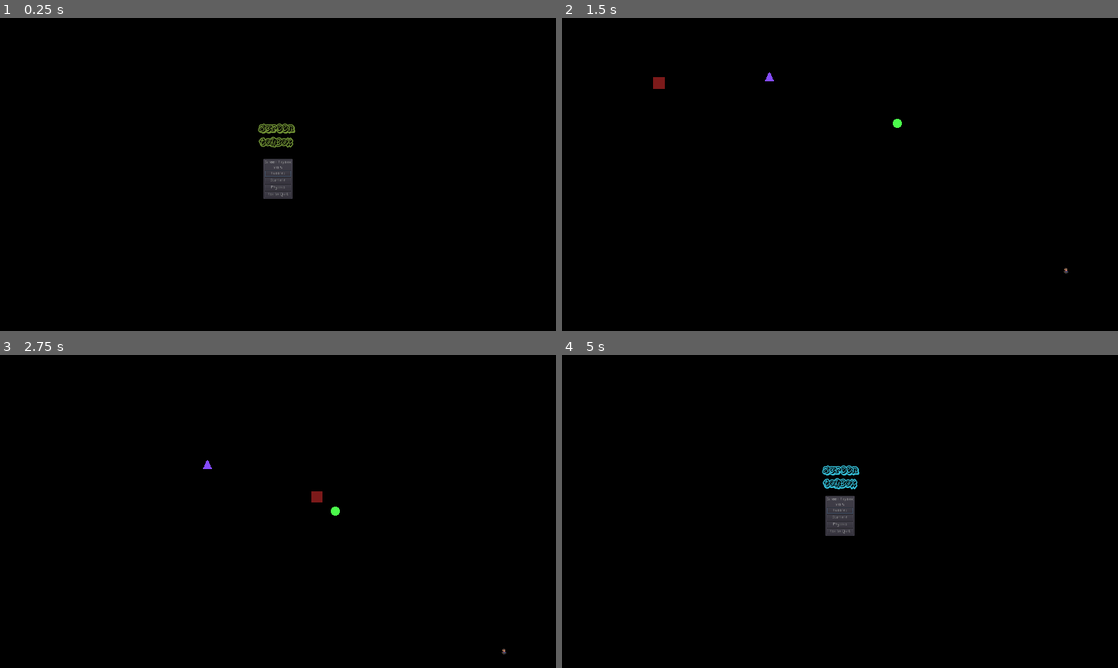
Above: before the commit, frames 1-4 (two rows, left to right).
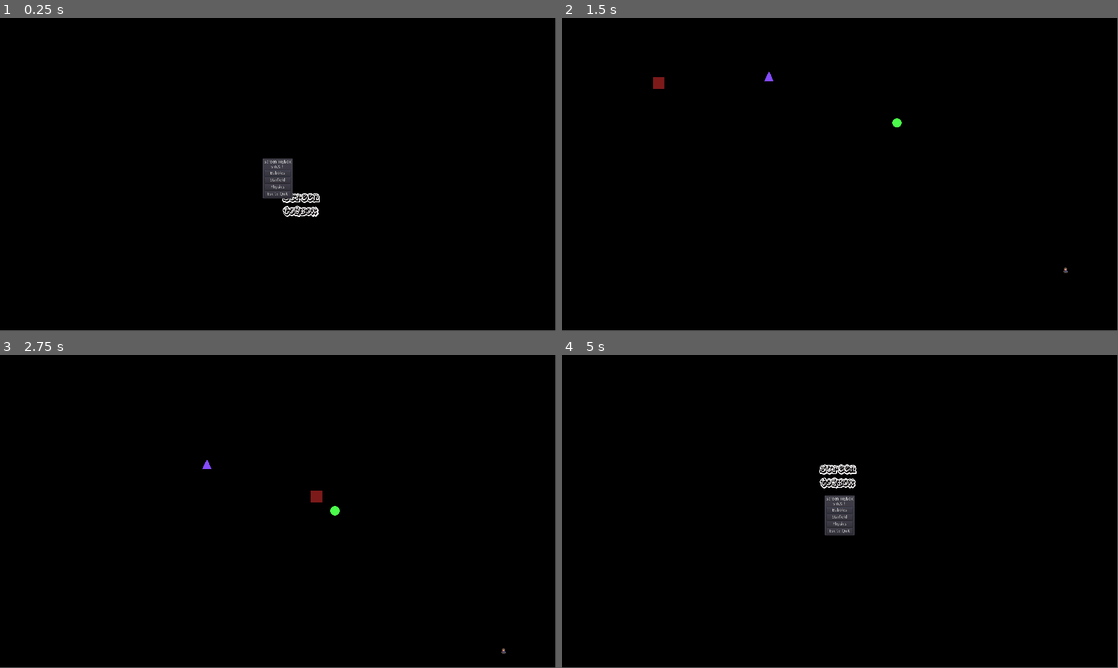
Above: after the commit, the same moments.

Repository: KaizNike/screen-toybox
Game: Godot game, scene res://src/Scenes/selectionScene.tscn
Two runs of this game, one before a commit and one after it. Both use one fixed random seed, a clock stepped at 60 frames per second and the inputs below.
Inputs (mouse positions are in pixels of both pictures, inside the frame that each line leads up to):
- Up to frame 1 (0.25 s): no input
- Up to frame 2 (1.5 s): click "Physics" at 0.5 s; drag from (656, 77) to (895, 105) at 1.27 s
- Up to frame 3 (2.75 s): drag from (505, 624) to (250, 574) at 2.02 s
- Up to frame 4 (5 s): move the mouse to (767, 464) at 2.77 s; tap M (mode) at 2.85, 4.55 s; click (767, 464) at 2.92 s; drag from (895, 561) to (673, 464) at 3.52 s; tap Enter at 4.25 s; move the mouse to (1006, 558) at 4.27 s; hold Right mouse button (right_click) from 4.28 s (still down); click (1006, 558) at 4.42 s; tap Escape (ui_cancel) at 4.9 s
In our replay, the window is 800x450 before the commit and 799x449 after it. These sizes can differ from the game's own. Grey fills any space a smaller window leaves; there, only what the larger window draws over its background counts as a difference.

The runs differ from the first frame. In frame 1, 0.7% of the frame differs, in the area x 46-58%, y 33-64%; in frame 2, less than 0.1%; in frame 3, less than 0.1%; in frame 4, 0.6%.

Commit message:
Simple fix

Diff:
--- a/Source Files/Fullscreen Toybox/project.godot
+++ b/Source Files/Fullscreen Toybox/project.godot
@@ -28,10 +28,9 @@
 
 window/size/width=1920
 window/size/height=1080
-window/size/always_on_top=true
 window/per_pixel_transparency/allowed=true
 window/per_pixel_transparency/enabled=true
-window/stretch/mode="2d"
+window/stretch/aspect="keep_height"
 
 [input]
 
--- a/Source Files/Fullscreen Toybox/src/Scenes/BouncingGameName.gd
+++ b/Source Files/Fullscreen Toybox/src/Scenes/BouncingGameName.gd
@@ -3,6 +3,7 @@
 var speed = 15
 
 func _ready():
+	get_tree().get_root().connect("size_changed",self,"reset_pos")
 	randomize()
 	dir = Vector2(rand_range(-1, 1), rand_range(-1,1))
 
@@ -31,3 +32,7 @@
 
 func _randomize_colors():
 	self.modulate = Color(rand_range(0, 1), rand_range(0, 1), rand_range(0, 1))
+
+func reset_pos():
+	rect_position.x = OS.window_size.x / 2
+	rect_position.y = OS.window_size.y / 2
--- a/Source Files/Fullscreen Toybox/src/Scenes/shapesScene.gd
+++ b/Source Files/Fullscreen Toybox/src/Scenes/shapesScene.gd
@@ -10,6 +10,7 @@
 # Called when the node enters the scene tree for the first time.
 func _ready():
 	get_tree().get_root().set_transparent_background(true)
+	get_tree().set_screen_stretch(SceneTree.STRETCH_MODE_2D, SceneTree.STRETCH_ASPECT_KEEP_HEIGHT,Vector2(1920,1080))
 	pass # Replace with function body.
 
 
@@ -18,6 +19,8 @@
 #	pass
 
 func _input(event):
+	if event.is_action_pressed("ui_cancel"):
+		get_tree().set_screen_stretch(SceneTree.STRETCH_MODE_DISABLED,SceneTree.STRETCH_ASPECT_KEEP_HEIGHT,Vector2(1920,1080))
 	if event.is_action_pressed("add"):
 		if dudes >= 32:
 			print("end")
--- a/Source Files/Fullscreen Toybox/src/UI/SelectionUI.tscn
+++ b/Source Files/Fullscreen Toybox/src/UI/SelectionUI.tscn
@@ -3,11 +3,16 @@
 [ext_resource path="res://src/UI/SelectionUI.gd" type="Script" id=1]
 
 [node name="SelectionUI" type="Control"]
-margin_right = 1920.0
-margin_bottom = 1080.0
+anchor_left = 0.5
+anchor_top = 0.5
+anchor_right = 0.5
+anchor_bottom = 0.5
+margin_left = -960.0
+margin_top = -540.0
+margin_right = 960.0
+margin_bottom = 540.0
 script = ExtResource( 1 )
 __meta__ = {
-"_edit_lock_": true,
 "_edit_use_anchors_": false
 }
 
@@ -46,10 +51,10 @@
 margin_top = 18.0
 margin_right = 92.0
 margin_bottom = 32.0
-hint_tooltip = "Now with clamps for resistance!"
+hint_tooltip = "Small tweaks!"
 mouse_filter = 1
 mouse_default_cursor_shape = 16
-text = "v 0.5"
+text = "v 0.5.1"
 align = 1
 
 [node name="BubblesButton" type="Button" parent="Panel/VSplitContainer"]
